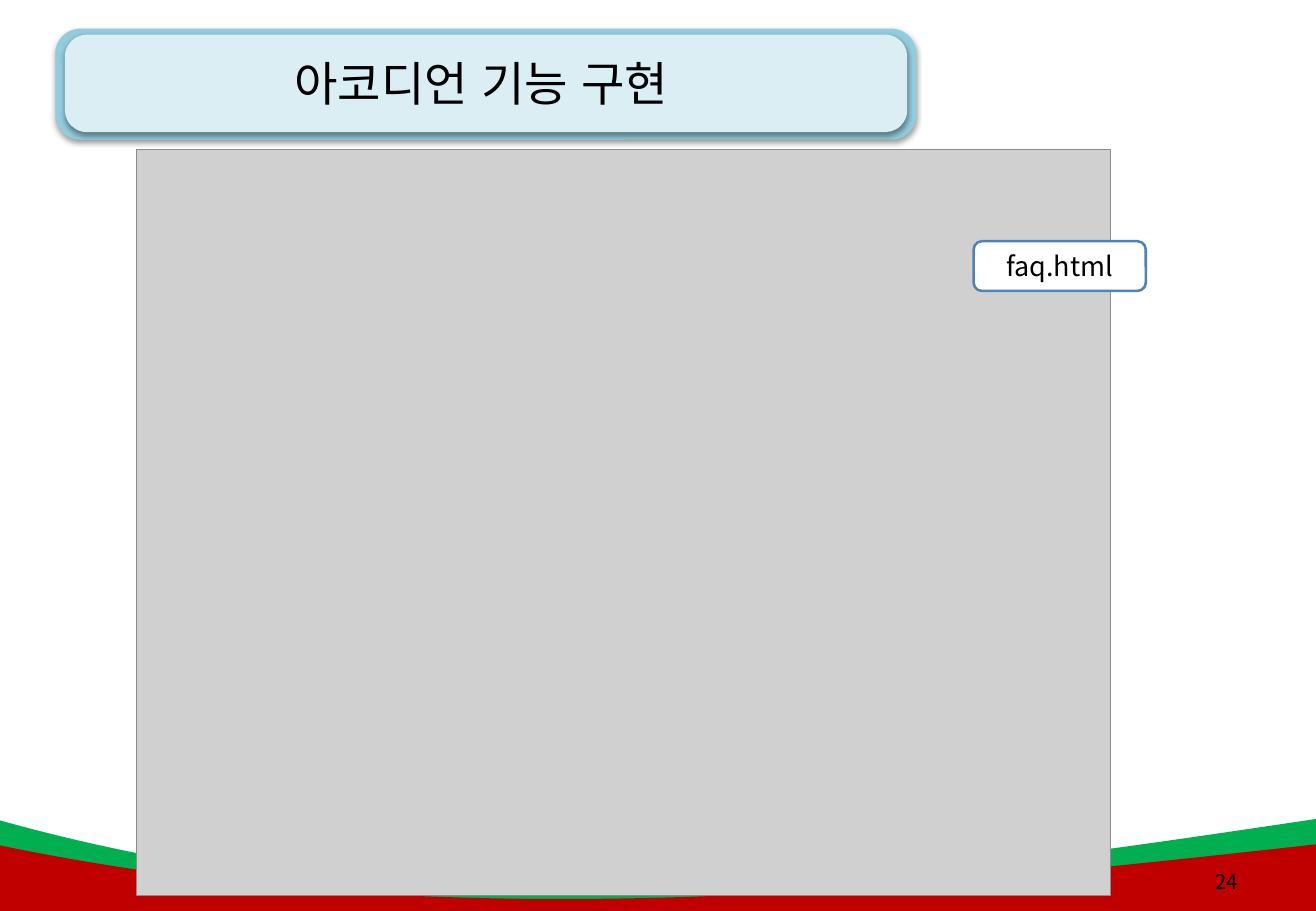
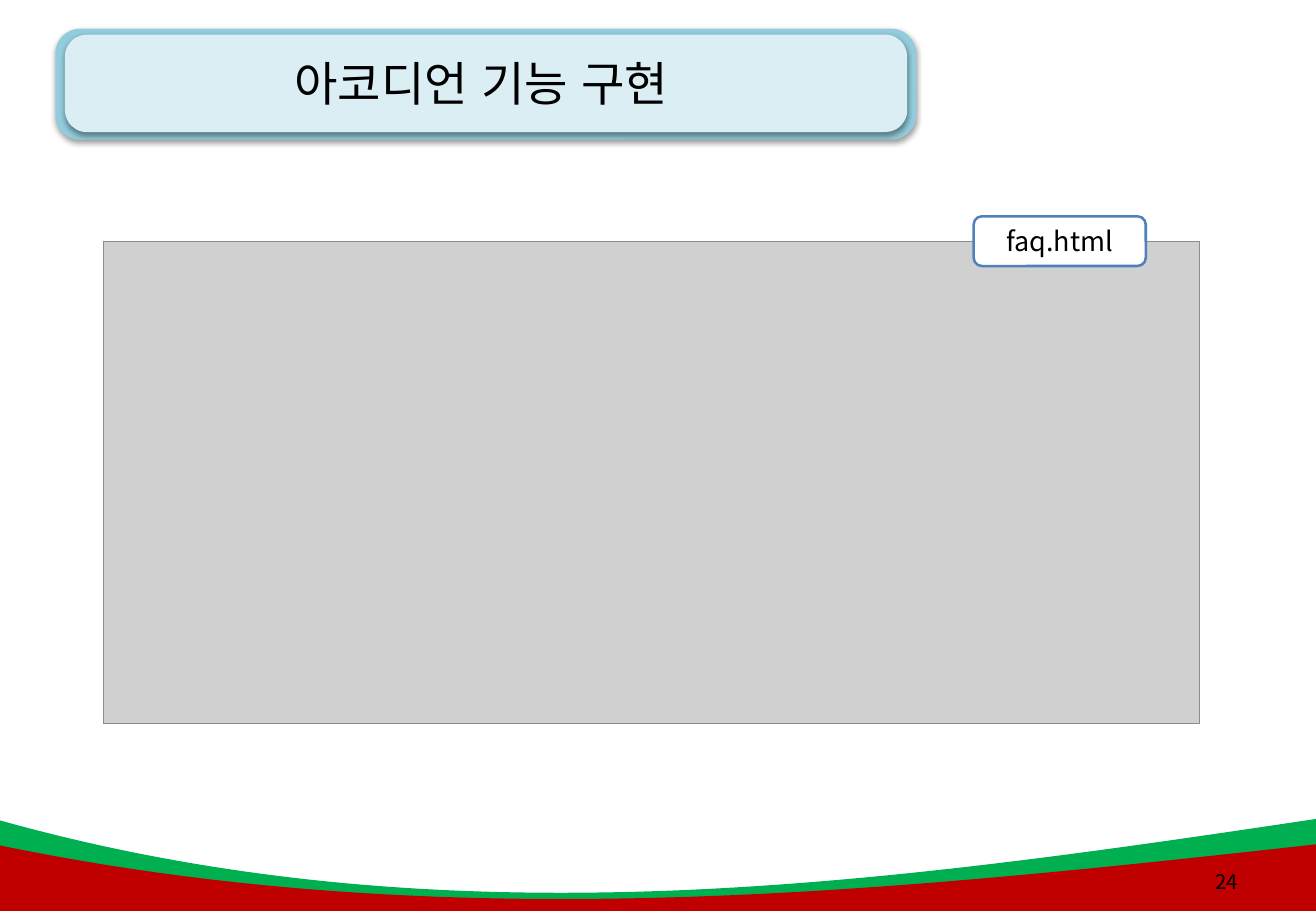
Before and after one commit to zerochips/green_project, a slide deck: slide 24 of html_css_project/js_ppt/9강. JQuery .pptx. Drawn at 1316x911 pixels with LibreOffice and Linux fonts; fonts in the diff are those of the drawing; grey boxes stand for pictures; background and template pictures are left out. Boxes give left, top, right and bottom in pixels: in the first picture for what was removed or moved away, otherwise in the second. Text is boxed around its words. In the diff, an @@ line names an element or a change of style, - is before the commit and + after.

```diff
--- a/html_css_project/js_ppt/9강. JQuery .pptx
+++ b/html_css_project/js_ppt/9강. JQuery .pptx
@@ rounded rectangle "faq.html": place and size @@
-rounded rectangle "faq.html" at [975, 242, 1147, 292]
+rounded rectangle "faq.html" at [975, 216, 1147, 266]
@@ picture: place and size @@
-picture at [136, 149, 1111, 896]
+picture at [103, 242, 1201, 724]
```
Also in this commit, not shown: 4 other slides changed, 1 slide added, 21 other files.
